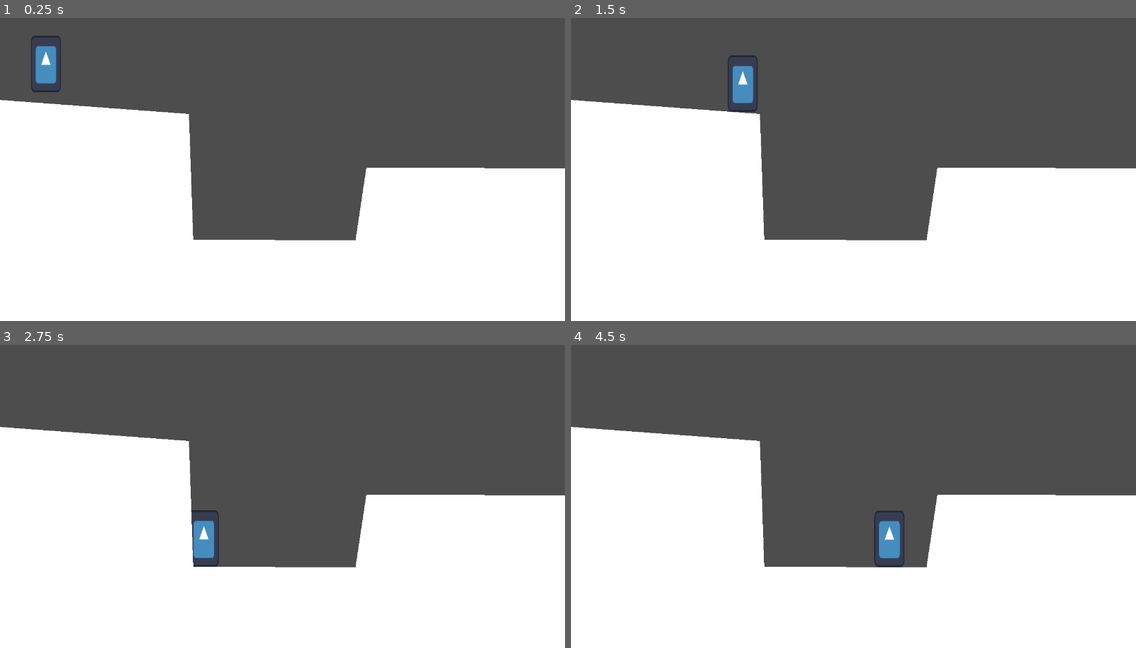
Above: before the commit, frames 1-4 (two rows, left to right).
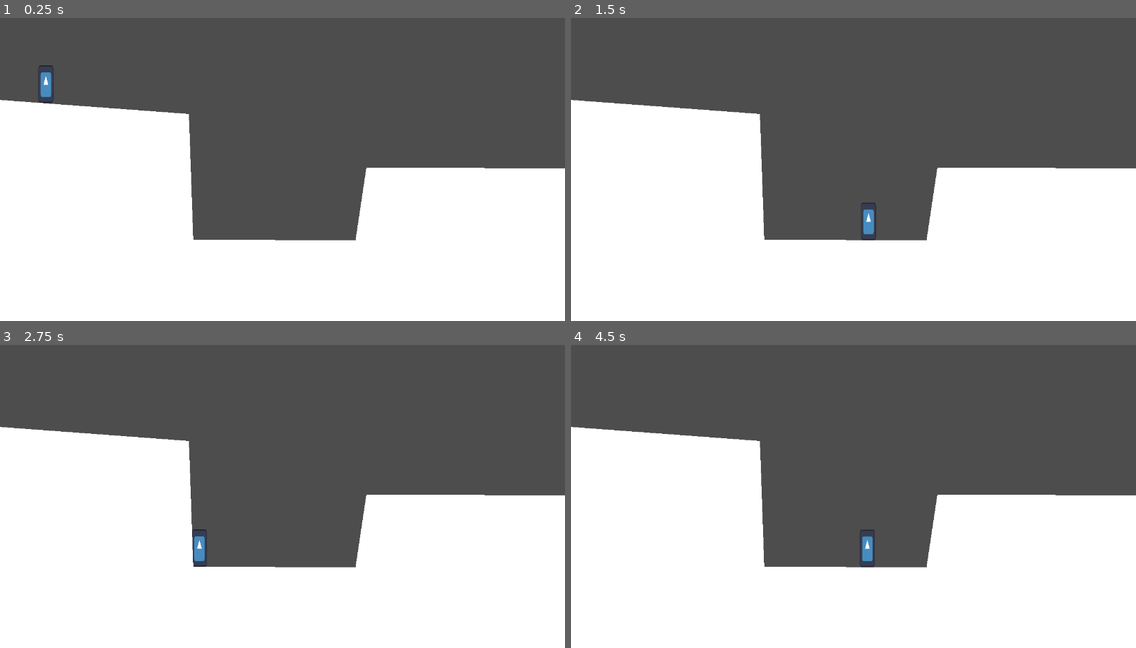
Above: after the commit, the same moments.

Repository: Javachup/godot-prototypes
Game: Godot game, scene res://root.tscn
The game is run twice, just before and just after one commit, with the same random seed, the same clock (stepped at 60 frames per second) and the same inputs. The engine's default icon, where the game draws it, is replaced by a stand-in: a white triangle on a blue panel in a dark square.
Inputs:
- Up to frame 1 (0.25 s): no input
- Up to frame 2 (1.5 s): hold D from 0.53 s (still down); tap Space at 0.77 s
- Up to frame 3 (2.75 s): tap Space at 1.52 s; release D at 2.03 s; hold A from 2.03 s (still down)
- Up to frame 4 (4.5 s): release A at 2.78 s; hold D 2.78-4.28 s; tap Space at 3.02, 3.77 s; hold A from 4.28 s (still down)

The runs differ from the first frame. In frame 1, 0.6% of the frame differs, in the area x 5-11%, y 5-28%; in frame 2, 0.8%; in frame 3, 0.5%; in frame 4, 0.8%, in the area x 51-59%, y 54-74%.

Commit message:
player improvements

Diff:
--- a/srcPlatformer/Objects/player/player.tscn
+++ b/srcPlatformer/Objects/player/player.tscn
@@ -4,19 +4,19 @@
 [ext_resource type="Texture2D" uid="uid://h1xgw68lbqut" path="res://icon.svg" id="2_yuaf4"]
 
 [sub_resource type="RectangleShape2D" id="RectangleShape2D_i0ot6"]
-size = Vector2(48, 112)
+size = Vector2(28, 76)
 
 [node name="Player" type="CharacterBody2D"]
 collision_mask = 2
 script = ExtResource("1_gx045")
 
 [node name="Sprite2D" type="Sprite2D" parent="."]
-position = Vector2(0, -64)
-scale = Vector2(0.53125, 1)
+position = Vector2(0, -42.5)
+scale = Vector2(0.265625, 0.664063)
 texture = ExtResource("2_yuaf4")
 
 [node name="CollisionShape2D" type="CollisionShape2D" parent="."]
-position = Vector2(0, -56)
+position = Vector2(0, -38)
 shape = SubResource("RectangleShape2D_i0ot6")
 
 [node name="CoyoteTimer" type="Timer" parent="."]
--- a/srcPlatformer/project.godot
+++ b/srcPlatformer/project.godot
@@ -26,6 +26,10 @@
 2d_physics/layer_1="Player"
 2d_physics/layer_2="Ground"
 
+[physics]
+
+2d/default_gravity=4000.0
+
 [rendering]
 
 renderer/rendering_method="gl_compatibility"
--- a/srcPlatformer/root.tscn
+++ b/srcPlatformer/root.tscn
@@ -9,6 +9,9 @@
 
 [node name="Player" parent="world" instance=ExtResource("1_ctvmj")]
 position = Vector2(-536, -191)
+speed = 600.0
+jump_velocity = 700.0
+gravity_multiplier = 0.6
 
 [node name="Camera2D" type="Camera2D" parent="world"]
 
